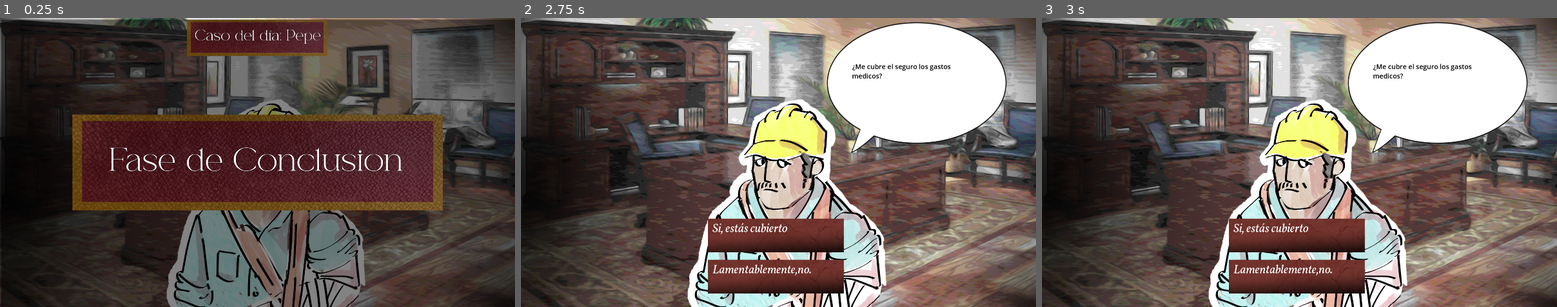
Above: before the commit, frames 1-3 (left to right).
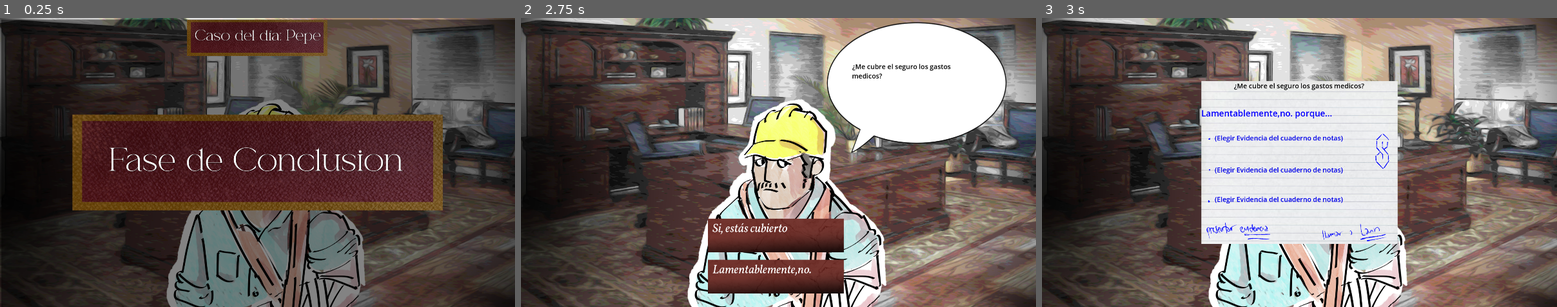
Above: after the commit, the same moments.

Repository: lena-agrimensora/maria-tapias
Game: Godot game, scene res://scenes/conclusion_phase.tscn
Same seed, same stepped clock (60 frames per second), same inputs: the game is played once before the commit and once after it. This scene is started directly instead of the project's main scene.
Inputs (mouse positions are in pixels of both pictures, inside the frame that each line leads up to):
- Up to frame 1 (0.25 s): no input
- Up to frame 2 (2.75 s): tap Enter at 0.5, 2 s; move the mouse to (891, 148) at 0.52 s; tap Space at 1.25 s; move the mouse to (675, 176) at 1.27 s; move the mouse to (830, 98) at 2.02 s
- Up to frame 3 (3 s): click "Si, estás cubierto" at 2.75 s

Frames 1-2 are identical in both runs. In frame 3, 32% of the frame differs, in the area x 30-95%, y 1-96%.

Commit message:
Conclusion Phase Updates
picker de conclusiones que se instancia cuando se elige una respuesta
picker muestra pregunta y respuesta actual y espacio para hasta 3 evidencias para justificar

Diff:
--- a/dialogues/all_npc_answers.json
+++ b/dialogues/all_npc_answers.json
@@ -6,7 +6,7 @@
 				{
 					"id": "ans_pepe_1",
 					"question_id": "q_pepe_1",
-					"display_text": "Estaba laburando como corresponde. De hecho mirá aca en el Whatsapp tengo una [b]selfie que le mande a mi señora en el trabajo justo a esa hora[/b]",
+					"display_text": "Estaba laburando como corresponde. De hecho mirá aca en el Whatsapp tengo una[b] selfie que le mande a mi señora en el trabajo justo a esa hora[/b]",
 					"evidence": "ev_pepe_1"
 				},
 				{
--- a/scenes/caja_preguntas.tscn
+++ b/scenes/caja_preguntas.tscn
@@ -4,65 +4,82 @@
 [ext_resource type="Script" uid="uid://ck38lortm47n6" path="res://scripts/question_button.gd" id="2_liubj"]
 [ext_resource type="FontFile" uid="uid://bvsy53ipblttb" path="res://assets/fonts/Vollkorn-Italic-VariableFont_wght.ttf" id="2_ynj23"]
 
-[node name="CajaPreguntas" type="TextureRect"]
-anchors_preset = -1
-anchor_left = 0.254
-anchor_top = 0.734
-anchor_right = 0.83100003
-anchor_bottom = 0.99600005
-offset_left = 0.3199768
-offset_top = 0.27996826
-offset_right = 70.47998
-offset_bottom = 170.31995
+[node name="Control" type="Control"]
+layout_mode = 3
+anchor_left = 0.48200002
+anchor_top = 0.84300005
+anchor_right = 0.48200002
+anchor_bottom = 0.84300005
+offset_left = -0.52008057
+offset_top = -0.47998047
+offset_right = 69.63995
+offset_bottom = 169.55994
+grow_horizontal = 2
+grow_vertical = 0
 scale = Vector2(0.9401909, 0.6243799)
+
+[node name="TextureRect" type="TextureRect" parent="."]
+layout_mode = 0
+offset_left = -587.02966
+offset_top = -184.11879
+offset_right = 590.97034
+offset_bottom = 268.88123
 texture = ExtResource("1_xkx0n")
 
-[node name="Button" type="Button" parent="."]
+[node name="Button" type="Button" parent="TextureRect"]
 layout_mode = 1
 anchors_preset = -1
-anchor_left = 0.25
-anchor_top = 0.14500001
-anchor_right = 0.75900006
-anchor_bottom = 0.31100002
-offset_left = 0.121032715
-offset_top = -0.019859314
-offset_right = 0.39715576
-offset_bottom = 0.056793213
+anchor_left = 0.49600002
+anchor_top = 0.187
+anchor_right = 0.49600002
+anchor_bottom = 0.187
+offset_left = -99.28015
+offset_top = -60.687172
+offset_right = 99.6156
+offset_bottom = 61.03353
+grow_horizontal = 2
+grow_vertical = 2
 theme_override_fonts/font = ExtResource("2_ynj23")
 theme_override_font_sizes/font_size = 30
 text = "TEST"
 script = ExtResource("2_liubj")
 
-[node name="Button2" type="Button" parent="."]
+[node name="Button2" type="Button" parent="TextureRect"]
 layout_mode = 1
 anchors_preset = -1
-anchor_left = 0.25
-anchor_top = 0.14500001
-anchor_right = 0.75900006
-anchor_bottom = 0.31100002
-offset_left = 0.121032715
-offset_top = 118.497734
-offset_right = 0.39715576
-offset_bottom = 118.57439
+anchor_left = 0.49600002
+anchor_top = 0.499
+anchor_right = 0.49600002
+anchor_bottom = 0.499
+offset_left = -99.28015
+offset_top = -61.083344
+offset_right = 99.6156
+offset_bottom = 60.637375
+grow_horizontal = 2
+grow_vertical = 2
 theme_override_fonts/font = ExtResource("2_ynj23")
 theme_override_font_sizes/font_size = 30
+text = "TEST"
 script = ExtResource("2_liubj")
 
-[node name="Button3" type="Button" parent="."]
+[node name="Button3" type="Button" parent="TextureRect"]
 layout_mode = 1
 anchors_preset = -1
-anchor_left = 0.25
-anchor_top = 0.14500001
-anchor_right = 0.75900006
-anchor_bottom = 0.31100002
-offset_left = 0.121032715
-offset_top = 241.8201
-offset_right = 0.39715576
-offset_bottom = 241.89674
+anchor_left = 0.49600002
+anchor_top = 0.82000005
+anchor_right = 0.49600002
+anchor_bottom = 0.82000005
+offset_left = -99.28015
+offset_top = -60.75177
+offset_right = 99.6156
+offset_bottom = 60.968933
+grow_horizontal = 2
+grow_vertical = 2
 theme_override_fonts/font = ExtResource("2_ynj23")
 theme_override_font_sizes/font_size = 30
+text = "TEST"
 script = ExtResource("2_liubj")
 
-[connection signal="pressed" from="Button" to="Button" method="_on_pressed"]
-[connection signal="pressed" from="Button2" to="Button2" method="_on_pressed"]
-[connection signal="pressed" from="Button3" to="Button3" method="_on_pressed"]
+[connection signal="pressed" from="TextureRect/Button" to="TextureRect/Button" method="_on_pressed"]
+[connection signal="pressed" from="TextureRect/Button2" to="TextureRect/Button2" method="_on_pressed"]
+[connection signal="pressed" from="TextureRect/Button3" to="TextureRect/Button3" method="_on_pressed"]
--- a/scenes/evidence_item_new.tscn
+++ b/scenes/evidence_item_new.tscn
@@ -22,29 +22,35 @@
 [node name="HBoxContainer" type="HBoxContainer" parent="."]
 layout_mode = 1
 anchors_preset = -1
-anchor_right = 0.99700004
-anchor_bottom = 1.029
+anchor_right = 0.83400005
+anchor_bottom = 0.69000006
 offset_top = -1.0
-offset_right = 1407.037
-offset_bottom = 555.9669
+offset_right = 2396.1792
+offset_bottom = 633.2047
 scale = Vector2(0.20000058, 0.20000058)
 
 [node name="EvidenceBackground" type="Sprite2D" parent="HBoxContainer"]
 position = Vector2(1785.0947, 579.19836)
-scale = Vector2(5.966316, 5.6499825)
+scale = Vector2(6.16634, 6.249984)
 texture = ExtResource("3_e3gbj")
 
 [node name="VBoxContainer" type="VBoxContainer" parent="HBoxContainer"]
 layout_mode = 2
 
-[node name="Evidencia Label" type="Label" parent="HBoxContainer/VBoxContainer"]
+[node name="Evidencia Label2" type="RichTextLabel" parent="HBoxContainer/VBoxContainer"]
 layout_mode = 2
-theme_override_colors/font_color = Color(0.7080307, 0.4402033, 0.3784375, 1)
-theme_override_fonts/font = ExtResource("3_2o12c")
-theme_override_font_sizes/font_size = 150
-text = "NUEVA EVIDENCIA DESCUBIERTA!"
-horizontal_alignment = 1
-vertical_alignment = 1
+theme_override_colors/default_color = Color(1.3947834, 0.6220678, 0.39008117, 1)
+theme_override_fonts/normal_font = ExtResource("3_2o12c")
+theme_override_fonts/bold_font = ExtResource("3_2o12c")
+theme_override_font_sizes/normal_font_size = 150
+theme_override_font_sizes/bold_font_size = 150
+theme_override_font_sizes/bold_italics_font_size = 150
+theme_override_font_sizes/italics_font_size = 150
+theme_override_font_sizes/mono_font_size = 150
+bbcode_enabled = true
+text = "[wave amp=80.0 freq=7.0 connected=1][b]NUEVA EVIDENCIA DESCUBIERTA![/b][/wave]"
+fit_content = true
+vertical_alignment = 3
 
 [node name="Title" type="Label" parent="HBoxContainer/VBoxContainer"]
 layout_mode = 2
--- /dev/null
+++ b/scenes/evidence_picker.gd
@@ -0,0 +1,14 @@
+class_name EvidencePicker
+extends Control
+
+@onready var q_label = $CanvasLayer/TextureRect/Q_Label
+@onready var a_label = $CanvasLayer/TextureRect/A_Label
+@onready var ev_label1 = $CanvasLayer/TextureRect/Evidence_Label
+@onready var ev_label2 = $CanvasLayer/TextureRect/Evidence_Label2
+@onready var ev_label3 = $CanvasLayer/TextureRect/Evidence_Label3
+
+
+func setup (q_text: String, a_text: String) -> void:
+	q_label.text = q_text
+	a_label.text = a_text + " porque... "
+	pass
--- /dev/null
+++ b/scenes/evidence_picker.tscn
@@ -0,0 +1,103 @@
+[gd_scene load_steps=3 format=3 uid="uid://d4ld1i5wvhmw7"]
+
+[ext_resource type="Texture2D" uid="uid://b5rx6fewh3ys4" path="res://assets/evidence picker.png" id="1_2o64w"]
+[ext_resource type="Script" uid="uid://cp7f8u0w4qojv" path="res://scenes/evidence_picker.gd" id="1_unyu2"]
+
+[node name="EvidencePicker" type="Control"]
+layout_mode = 3
+anchors_preset = 15
+anchor_right = 1.0
+anchor_bottom = 1.0
+grow_horizontal = 2
+grow_vertical = 2
+script = ExtResource("1_unyu2")
+
+[node name="CanvasLayer" type="CanvasLayer" parent="."]
+
+[node name="TextureRect" type="TextureRect" parent="CanvasLayer"]
+anchors_preset = 8
+anchor_left = 0.5
+anchor_top = 0.5
+anchor_right = 0.5
+anchor_bottom = 0.5
+offset_left = -366.0
+offset_top = -305.0
+offset_right = 366.0
+offset_bottom = 305.0
+grow_horizontal = 2
+grow_vertical = 2
+texture = ExtResource("1_2o64w")
+
+[node name="Q_Label" type="Label" parent="CanvasLayer/TextureRect"]
+layout_mode = 1
+anchors_preset = -1
+anchor_right = 0.9990001
+anchor_bottom = 0.09200001
+offset_top = 1.0
+offset_right = -0.2680664
+offset_bottom = -0.12000275
+theme_override_colors/font_color = Color(0, 0, 0, 1)
+theme_override_font_sizes/font_size = 25
+text = "¿Me cubre la obra social los gastos medicos??fffffffff"
+horizontal_alignment = 1
+autowrap_mode = 3
+
+[node name="A_Label" type="Label" parent="CanvasLayer/TextureRect"]
+layout_mode = 1
+anchors_preset = -1
+anchor_top = 0.16100001
+anchor_right = 0.9990001
+anchor_bottom = 0.38000003
+offset_top = -0.21000671
+offset_right = -0.2680664
+offset_bottom = 0.19998169
+theme_override_colors/font_color = Color(0.022586571, 0, 1.3294628, 1)
+theme_override_font_sizes/font_size = 32
+text = "Si, definitivamente te cubre el seguro porque..."
+autowrap_mode = 3
+clip_text = true
+
+[node name="Evidence_Label" type="Label" parent="CanvasLayer/TextureRect"]
+layout_mode = 1
+anchors_preset = -1
+anchor_left = 0.068
+anchor_top = 0.321
+anchor_right = 0.84300005
+anchor_bottom = 0.45200002
+offset_left = 0.22399902
+offset_top = 0.18998718
+offset_right = -0.076049805
+offset_bottom = 0.27999878
+theme_override_colors/font_color = Color(0, 0, 0.91764706, 1)
+theme_override_font_sizes/font_size = 25
+text = "(Elegir Evidencia del cuaderno de notas)"
+
+[node name="Evidence_Label2" type="Label" parent="CanvasLayer/TextureRect"]
+layout_mode = 1
+anchors_preset = -1
+anchor_left = 0.068
+anchor_top = 0.321
+anchor_right = 0.84300005
+anchor_bottom = 0.45200002
+offset_left = 0.22399902
+offset_top = 119.18999
+offset_right = -0.076049805
+offset_bottom = 119.28
+theme_override_colors/font_color = Color(0, 0, 0.91764706, 1)
+theme_override_font_sizes/font_size = 25
+text = "(Elegir Evidencia del cuaderno de notas)"
+
+[node name="Evidence_Label3" type="Label" parent="CanvasLayer/TextureRect"]
+layout_mode = 1
+anchors_preset = -1
+anchor_left = 0.068
+anchor_top = 0.321
+anchor_right = 0.84300005
+anchor_bottom = 0.45200002
+offset_left = 0.22399902
+offset_top = 229.18999
+offset_right = -0.076049805
+offset_bottom = 229.28
+theme_override_colors/font_color = Color(0, 0, 0.91764706, 1)
+theme_override_font_sizes/font_size = 25
+text = "(Elegir Evidencia del cuaderno de notas)"
--- a/scenes/player_answer.tscn
+++ b/scenes/player_answer.tscn
@@ -1,6 +1,6 @@
 [gd_scene load_steps=4 format=3 uid="uid://dtity0q7ukhni"]
 
-[ext_resource type="Script" uid="uid://boptomurbsmp0" path="res://scenes/player_answer.gd" id="1_dxeid"]
+[ext_resource type="Script" uid="uid://boptomurbsmp0" path="res://scripts/player_answer.gd" id="1_dxeid"]
 [ext_resource type="Texture2D" uid="uid://dbb4ow8pht80i" path="res://assets/player_answ_texture.png" id="1_wjr64"]
 [ext_resource type="FontFile" uid="uid://bvsy53ipblttb" path="res://assets/fonts/Vollkorn-Italic-VariableFont_wght.ttf" id="2_2w2b3"]
 
--- a/scripts/conclusions_manager.gd
+++ b/scripts/conclusions_manager.gd
@@ -1,13 +1,16 @@
+class_name ConclusionsManager
 extends Node
-class_name ConclusionsManager
 
 @export var character_name: String
 var npc_questions: Array = []
 var conclusions  : Array = []
-var initial_index: int = 0
+var initial_index: int   = 0
+
 var current_question
+var current_answer_text
 
-@onready var npc_answer_bubble = preload("res://scenes/npc_answer.tscn")
+@onready var evidence_picker_panel: PackedScene = preload("res://scenes/evidence_picker.tscn")
+@onready var npc_answer_bubble    : PackedScene = preload("res://scenes/npc_answer.tscn")
 
 @export var player_buttons : Array[Button]
 
@@ -33,6 +36,7 @@
 			var button = player_buttons[i]
 			var label: Label = button.get_node("Label")
 			label.text = conc.display_text
+			current_answer_text = conc.display_text
 			button.id = conc.id
 			button.is_correct = conc.is_correct
 			button.right_hints = conc.right_hints if conc.right_hints != null else ""
@@ -47,4 +51,22 @@
 func handle_player_response(args: Array) -> void:
 	print("recibi increibles args: ", args)
 	print("Y tenia la sig pregunta: ", current_question)
+	#TODO: convertir en Dict?
+	if args[1] == current_question.id and args[2] == "true":
+		instantiate_evaluator_panel(current_question.text_desc, current_answer_text)
+	elif args[1] == current_question.id and args[2] == "false":
+		print("NOOO re mal la respuesta")
 	pass
+
+func instantiate_evaluator_panel(q_text: String, a_text: String) -> void:
+	#TODO: obviamente hacer dinamico y en otra funcion
+	var npc_bubble   = get_node("/root/Main/ConclusionsManager/CanvasLayer")
+	var player_answ  = get_node("/root/Main/PlayerAnswer")
+	var player_answ2 = get_node("/root/Main/PlayerAnswer2")
+	npc_bubble.hide()
+	player_answ.hide()
+	player_answ2.hide()
+	var ev_picker_instance = evidence_picker_panel.instantiate()
+	get_tree().root.add_child(ev_picker_instance)
+	ev_picker_instance.setup(q_text, a_text)
+	pass
--- a/scripts/evidence_item.gd
+++ b/scripts/evidence_item.gd
@@ -1,10 +1,11 @@
+class_name EvidenceItem
 extends Button
-class_name EvidenceItem
 
-#@onready var evidence_icon: TextureRect = $HBoxContainer/TextureRect
+
 @onready var title_label: Label = $HBoxContainer/VBoxContainer/Title
-@onready var desc_label: Label = $HBoxContainer/VBoxContainer/Description
+@onready var desc_label : Label = $HBoxContainer/VBoxContainer/Description
 var notes_panel
+signal evidence_consumed (id: String)
 
 func _ready() -> void:
 	pressed.connect(_on_evidence_button_pressed)
@@ -28,6 +29,7 @@
 		}
 		notes_panel.add_note(ref)
 	_on_button_exited()
+	evidence_consumed.emit("title_label.texttest")
 	queue_free()
 	pass
 
--- a/scripts/npc_answer.gd
+++ b/scripts/npc_answer.gd
@@ -1,11 +1,11 @@
 extends CanvasLayer
 class_name NPCAnswer
 
-var evidences: Array = []
-var npc_answers: Array = []
+var evidences          : Array = []
+var npc_answers        : Array = []
+var current_evidence_id: String
 
 @onready var rich_text_label: RichTextLabel = $MarginContainer/RichTextLabel
-
 @onready var evidence_item = preload("res://scenes/evidence_item_new.tscn")
 
 func _ready() -> void:
@@ -21,6 +21,8 @@
 			break
 
 	var found = false
+	var evidence_item = null
+
 	for answer in answers_for_character:
 		if answer["question_id"] == q_id:
 			var text_to_display = answer["display_text"]
@@ -28,27 +30,30 @@
 			rich_text_label.bbcode_enabled = true
 			rich_text_label.bbcode_text = text_to_display
 			found = true
+
 			if answer.has("evidence"):
 				await get_tree().create_timer(1.0).timeout
-				instantiate_evidence_item(answer.evidence)
-				pass
-			break
+				evidence_item = instantiate_evidence_item(answer.evidence)
+				break
 
 	if not found:
 		rich_text_label.text = "..."
 
 	await get_tree().create_timer(5.0).timeout
-	print("Hora de eliminar")
+
+	print("Hora de eliminar el globo de diálogo")
 	self.queue_free()
 
-func instantiate_evidence_item(evidence_id: String) -> void:
+func instantiate_evidence_item(evidence_id: String) -> Button:
 	print("Deberia instanciar una evidencia con: ", evidence_id)
 	for evidence in evidences:
 		if evidence.id == evidence_id:
 			var evidence_instance = evidence_item.instantiate()
 			var evidence_title = evidence.title
 			var evidence_description = evidence.description
-			add_child(evidence_instance)
+			current_evidence_id = evidence.id
+			get_tree().root.add_child(evidence_instance)
 			evidence_instance.setup(evidence_title,evidence_description)
-			break
-	pass
+			evidences.erase(evidence)
+			return evidence_instance
+	return null
--- a/scripts/qa_manager.gd
+++ b/scripts/qa_manager.gd
@@ -32,17 +32,18 @@
 
 	render_player_questions(questions)
 
-func render_player_questions(questions_arr: Array)->void:
+func render_player_questions(questions_arr: Array) -> void:
 	var i = 0
-	for question in questions_arr:
-		if question_box_instance and question_box_instance.get_child(i) is Button:
-			var child = question_box_instance.get_child(i)
+	var texture_rect = question_box_instance.get_node("TextureRect")
+
+	for child in texture_rect.get_children():
+		if child is Button and i < questions_arr.size():
+			var question = questions_arr[i]
 			child.text = question.display_text
 			child.question_value = question.display_text
 			child.question_id = question.id
 			child.connect("on_question_emit", handle_question_invoked)
 			i += 1
-	pass
 
 func handle_question_invoked(question_id: String) -> void:
 	for child in get_children():
Binary file added: assets/evidence picker.png
Not shown, added: assets/evidence picker.png.import
Not shown, added: scenes/evidence_picker.gd.uid
Renamed: scenes/player_answer.gd -> scripts/player_answer.gd
Renamed: scenes/player_answer.gd.uid -> scripts/player_answer.gd.uid
